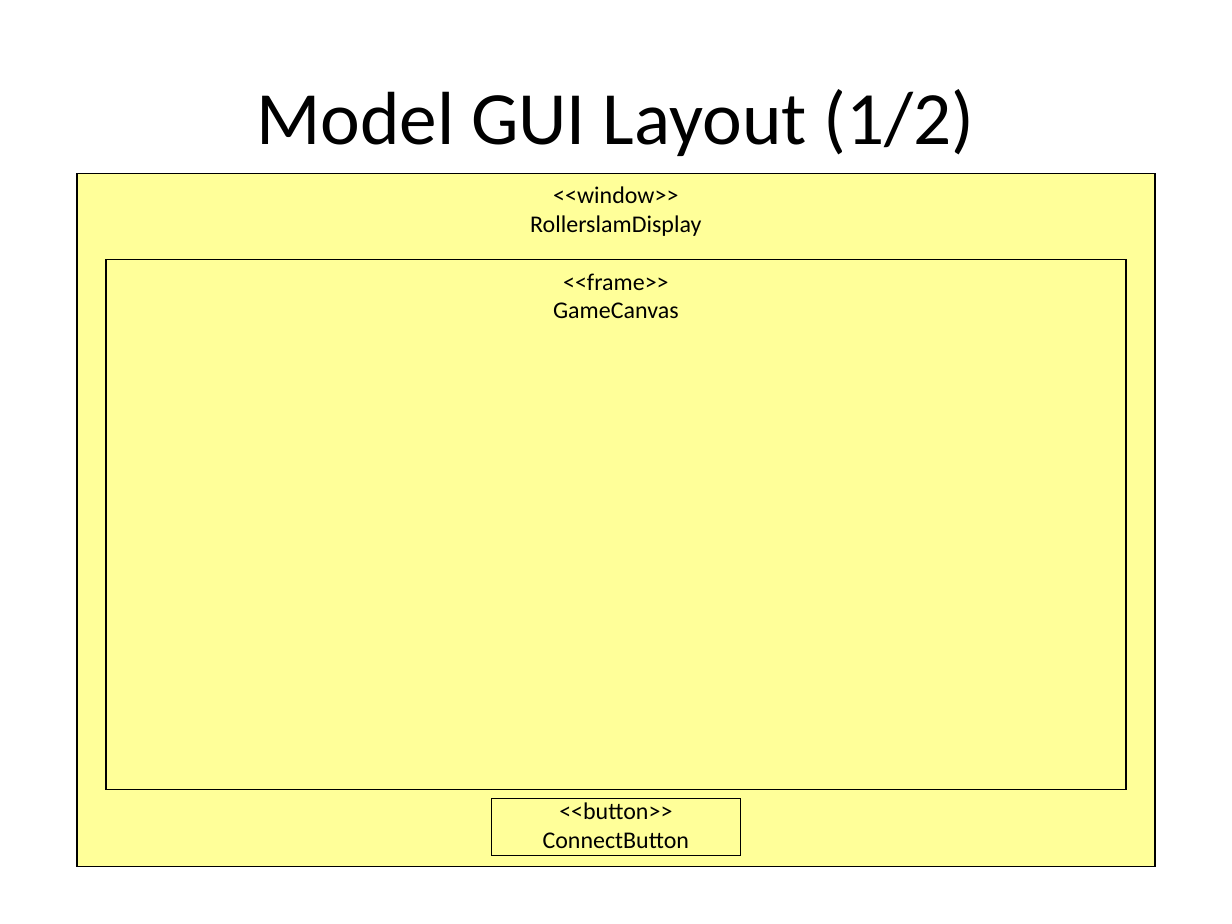
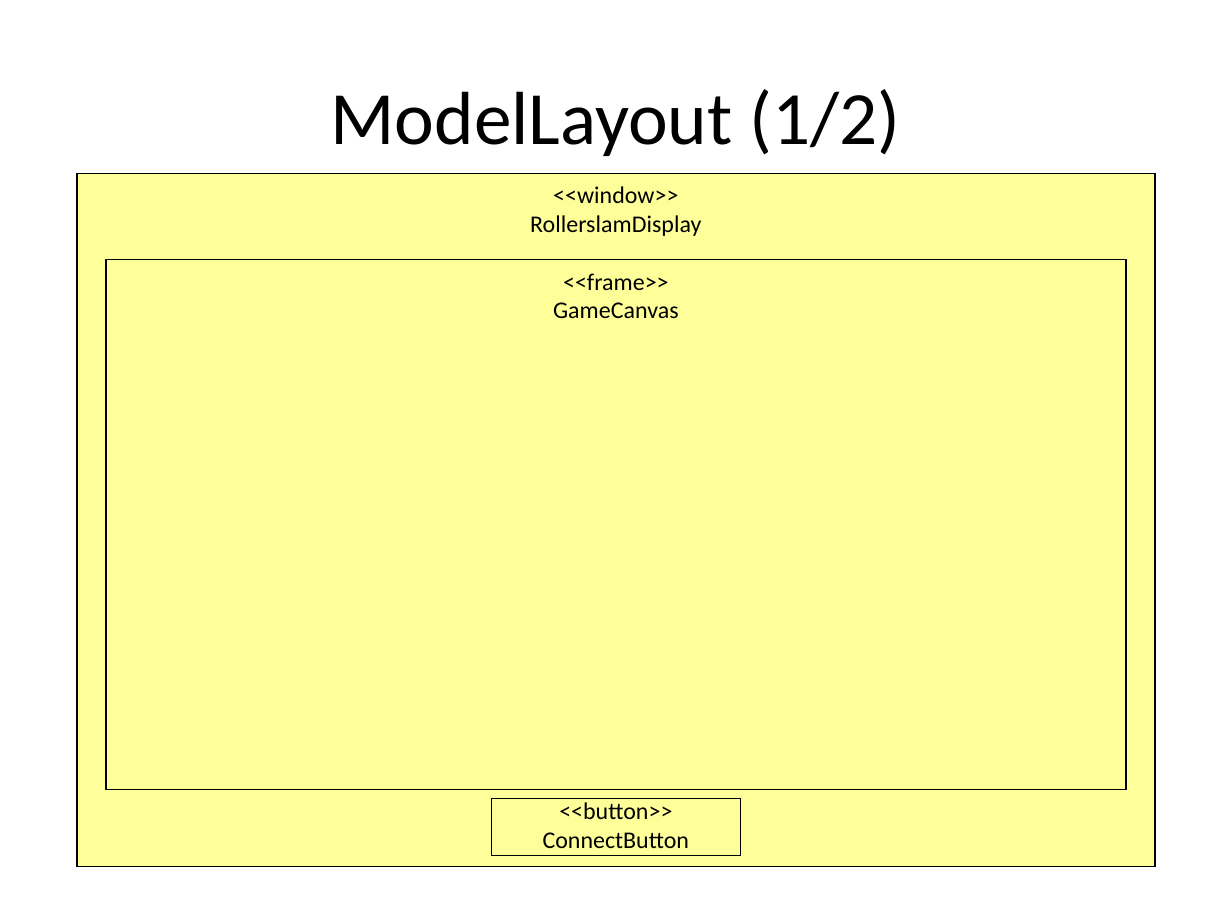
Before and after one commit to krishprince/rollerslam, a slide deck: slide 4 of docs/GUI/GUIModels.ppt. Drawn at 1232x924 pixels with LibreOffice and Linux fonts; fonts in the diff are those of the drawing. Boxes give left, top, right and bottom in pixels: in the first picture for what was removed or moved away, otherwise in the second. Text is boxed around its words. In the diff, an @@ line names an element or a change of style, - is before the commit and + after.

```diff
--- a/docs/GUI/GUIModels.ppt
+++ b/docs/GUI/GUIModels.ppt
@@ title at [331,89,901,156]: text changed @@
-Model GUI Layout (1/2)
+ModelLayout (1/2)
```
Also in this commit, not shown: 18 other slides changed, 22 slides added.
